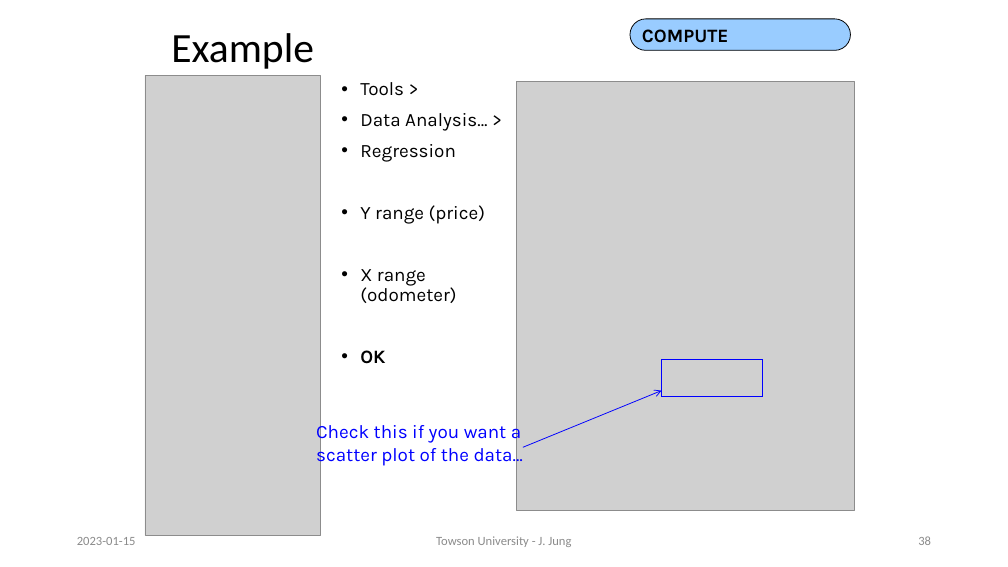
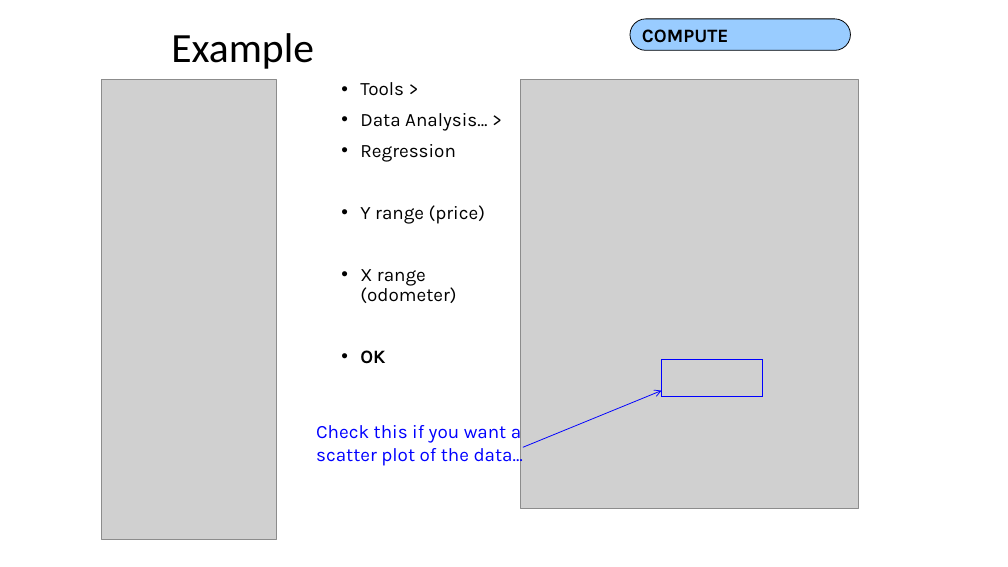
Before and after one commit to motazsaad/Math-Statistics-DataScience, a slide deck: slide 32 of slides/Linear Regerssion.pptx (slide 38 before the commit). Drawn at 1008x567 pixels with LibreOffice and Linux fonts; fonts in the diff are those of the drawing; grey boxes stand for pictures. Boxes give left, top, right and bottom in pixels: in the first picture for what was removed or moved away, otherwise in the second. Text is boxed around its words. In the diff, an @@ line names an element or a change of style, - is before the commit and + after.

```diff
--- a/slides/Linear Regerssion.pptx
+++ b/slides/Linear Regerssion.pptx
@@ picture: place and size @@
-picture at <box>145,76,321,535</box>
+picture at <box>101,79,277,539</box>
@@ picture: place and size @@
-picture at <box>516,82,854,510</box>
+picture at <box>520,79,858,508</box>
@@ text removed at <box>77,537,136,545</box> @@
-2023-01-15
@@ text removed at <box>436,536,571,547</box> @@
-Towson University - J. Jung
@@ page number removed at <box>918,536,931,545</box> @@
-38
```
Also in this commit, not shown: 10 other slides changed, 2 slides added, 13 slides removed.
